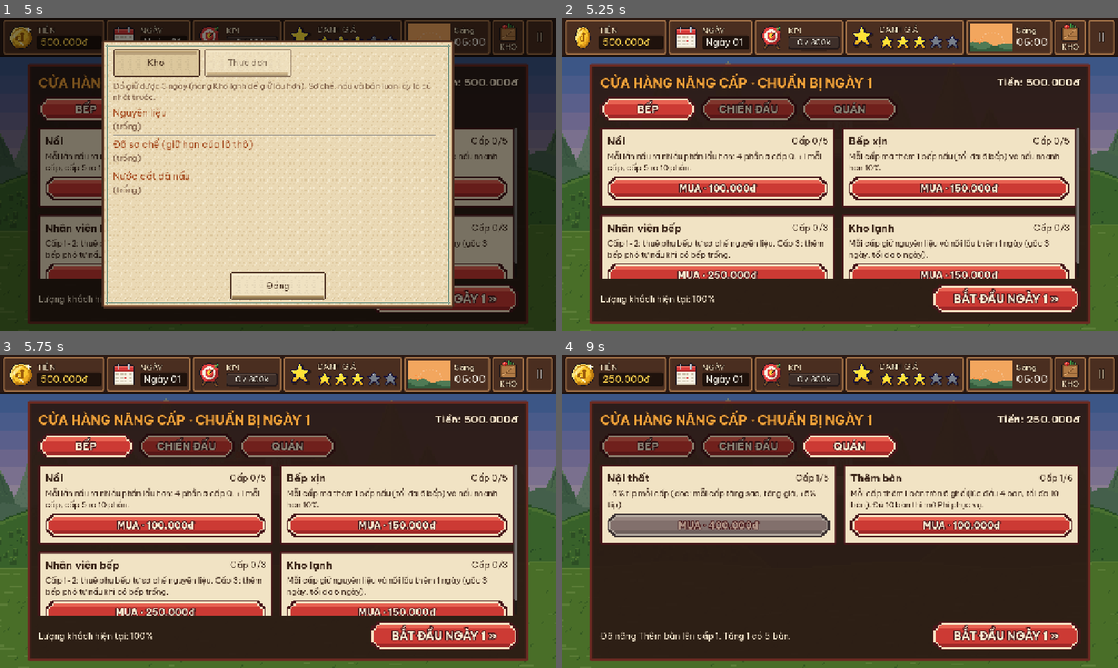
Above: before the commit, frames 1-4 (two rows, left to right).
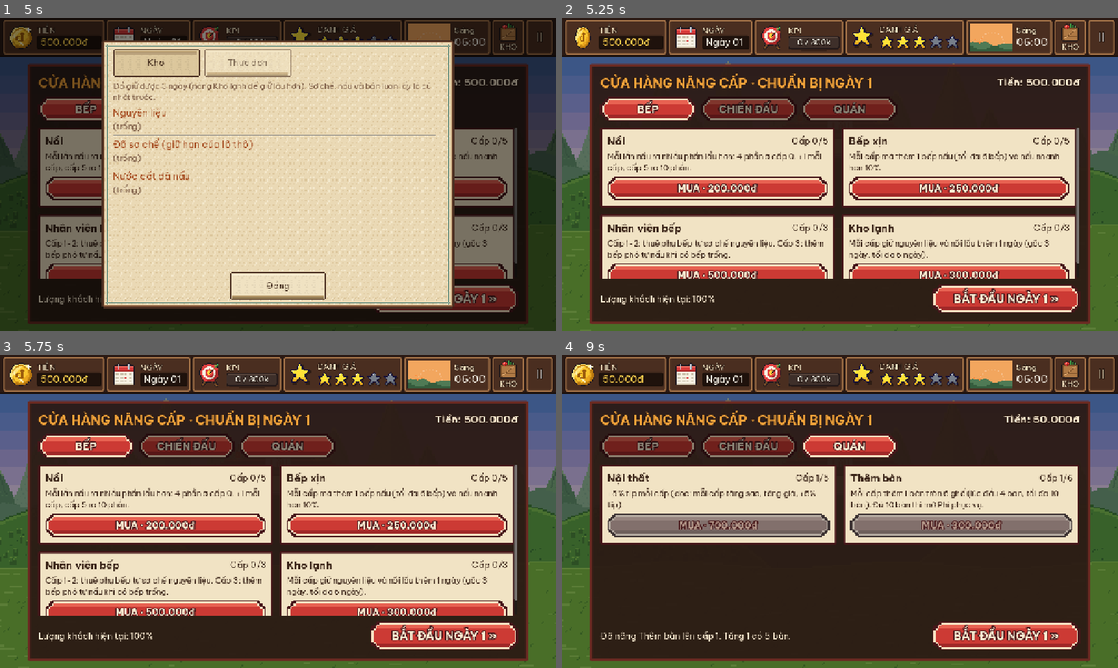
Above: after the commit, the same moments.

Repository: Znoywho/HotPot_SUNSUT
Game: Godot game, scene res://scenes/main_menu/main_menu.tscn
Same seed, same stepped clock (60 frames per second), same inputs: the game is played once before the commit and once after it.
Inputs (mouse positions are in pixels of both pictures, inside the frame that each line leads up to):
- Up to frame 1 (5 s): click "CHƠI MỚI" at 0.5 s; move the mouse to (400, 158) at 1.27 s; click (400, 158) at 1.42 s; drag from (166, 190) to (250, 237) at 2.02 s; move the mouse to (333, 105) at 2.77 s; click (333, 105) at 2.92 s; click "!" at 3.5 s; click "BẮT ĐẦU NGÀY 1 »" at 4.25 s
- Up to frame 2 (5.25 s): click "II" at 5 s
- Up to frame 3 (5.75 s): no input
- Up to frame 4 (9 s): click "BẾP" at 5.75 s; click "CHIẾN ĐẤU" at 6.5 s; click "QUÁN" at 7.25 s; click (717, 524) at 8 s, where only the run before the commit has a clickable "MUA · 200.000đ"; click "MUA · 50.000đ" (after the commit: "MUA · 150.000đ") at 8.75 s

Frame 1 is identical in both runs. In frame 2, 1.0% of the frame differs, in the area x 20-79%, y 52-84%; in frame 3, 1.0%; in frame 4, 3.4%, in the area x 7-94%, y 6-59%.

Commit message:
Cân bằng: giá nâng cấp tăng dần (cấp 1 rẻ, cấp cao đắt x2.3/cấp), quái mạnh +4%/ngày, KPI tăng 10% -> tối đa 20%/ngày

Diff:
--- a/autoload/game_state.gd
+++ b/autoload/game_state.gd
@@ -7,8 +7,10 @@
 signal stars_changed(new_value: float)
 
 const START_MONEY := 500_000
-const FIRST_DAY_KPI := 300_000 ## TODO(nhóm): doc chưa ghi KPI ngày 1 -> chốt con số.
-const KPI_GROWTH_PERCENT := 110 ## KPI ngày sau = doanh thu ngày trước + 10%.
+const FIRST_DAY_KPI := 300_000 ## Đã chốt: ngày 1 dễ để người chơi thấy giàu, KPI sau đó bám theo doanh thu.
+const KPI_GROWTH_PERCENT := 110 ## Ngày 1: KPI ngày sau = doanh thu + 10%.
+const KPI_GROWTH_PER_DAY := 0.5 ## Mỗi ngày qua, phần tăng KPI cộng thêm 0,5% (ngày 10: +14,5%).
+const KPI_GROWTH_MAX_PERCENT := 120 ## Tăng tối đa +20%/ngày.
 const CUSTOMER_PENALTY := 0.05 ## Bị trừ sao -> khách ngày sau giảm 5%.
 const MIN_CUSTOMER_MULTIPLIER := 0.2
 const START_STARS := 3.0
@@ -16,7 +18,8 @@
 const MAX_TABLES_FLOOR1 := 10 ## Bằng giá trị cao nhất của nâng cấp "Thêm bàn" (data/upgrades/tables.tres).
 const MAX_TABLES_FLOOR2 := 12
 const MILESTONE_EVERY := 5 ## Mốc ngày 5, 10, 15...
-const MAX_MONSTER_BONUS := 1.0 ## Quái mạnh thêm tối đa +100%.
+const MONSTER_BONUS_PER_DAY := 0.04 ## Quái mạnh thêm 4% máu/dame mỗi ngày (ngày 10: +36%).
+const MAX_MONSTER_BONUS := 1.5 ## Quái mạnh thêm tối đa +150%.
 
 const INGREDIENT_NAMES := {
 	"tomato": "Cà chua",
@@ -553,9 +556,15 @@
 	return today_revenue >= kpi_target
 
 
-## KPI cho ngày mai, tính bằng số nguyên để không bị sai số (làm tròn lên).
+## KPI cho ngày mai: next = ceil(revenue × kpi_growth_percent(day) / 100), làm tròn lên.
 func next_kpi() -> int:
-	return ceili(today_revenue * KPI_GROWTH_PERCENT / 100.0 - 0.000001)
+	return ceili(today_revenue * kpi_growth_percent(day) / 100.0 - 0.000001)
+
+
+## % KPI ngày sau so với doanh thu hôm nay: g(d) = min(KPI_GROWTH_PERCENT + KPI_GROWTH_PER_DAY × (d - 1), KPI_GROWTH_MAX_PERCENT).
+## Càng về sau KPI tăng càng nhanh, trong khi số khách mỗi ngày có hạn -> khó dần.
+static func kpi_growth_percent(for_day: int) -> float:
+	return minf(KPI_GROWTH_PERCENT + KPI_GROWTH_PER_DAY * (for_day - 1), KPI_GROWTH_MAX_PERCENT)
 
 
 ## Gọi khi đạt KPI: tính KPI mới, áp phạt sao, sang ngày mới.
@@ -578,9 +587,10 @@
 	return day % MILESTONE_EVERY == 0
 
 
-## Hệ số máu/dame quái: +10% mỗi mốc 5 ngày, cộng dồn tối đa +100%.
+## Hệ số máu/dame quái: m(d) = 1 + min(MONSTER_BONUS_PER_DAY × (d - 1), MAX_MONSTER_BONUS).
+## Tăng đều mỗi ngày để theo kịp đầu bếp mạnh lên nhờ Dao / Giáp.
 func monster_stat_multiplier() -> float:
-	return 1.0 + minf(0.1 * milestones_reached(), MAX_MONSTER_BONUS)
+	return 1.0 + minf(MONSTER_BONUS_PER_DAY * (day - 1), MAX_MONSTER_BONUS)
 
 
 # --- Save / load ------------------------------------------------------------
--- a/data/upgrades/armor.tres
+++ b/data/upgrades/armor.tres
@@ -8,6 +8,6 @@
 display_name = "Giáp phòng hộ"
 description = "+ máu tối đa khi đi săn."
 category = 1
-costs = Array[int]([80000, 160000, 320000, 640000, 1280000])
+costs = Array[int]([150000, 350000, 800000, 1800000, 4000000])
 values = Array[float]([0.0, 30.0, 60.0, 100.0, 150.0, 200.0])
 evolves_into = "battle_robe"
--- a/data/upgrades/cold_storage.tres
+++ b/data/upgrades/cold_storage.tres
@@ -8,6 +8,6 @@
 display_name = "Kho lạnh"
 description = "Mỗi cấp giữ nguyên liệu và nồi lẩu thêm 1 ngày (gốc 3 ngày, tối đa 6 ngày)."
 category = 0
-costs = Array[int]([150000, 350000, 800000])
+costs = Array[int]([300000, 800000, 2000000])
 values = Array[float]([0.0, 1.0, 2.0, 3.0])
 evolves_into = ""
--- a/data/upgrades/furniture.tres
+++ b/data/upgrades/furniture.tres
@@ -8,6 +8,6 @@
 display_name = "Nội thất"
 description = "+5% tip mỗi cấp (doc: mỗi cấp tăng sao, tăng giá, +5% tip)."
 category = 2
-costs = Array[int]([200000, 400000, 800000, 1600000, 3200000])
+costs = Array[int]([300000, 700000, 1600000, 3600000, 8000000])
 values = Array[float]([0.0, 0.05, 0.1, 0.15, 0.2, 0.25])
 evolves_into = ""
--- a/data/upgrades/knife.tres
+++ b/data/upgrades/knife.tres
@@ -8,6 +8,6 @@
 display_name = "Dao bén"
 description = "+ dame khi đi săn."
 category = 1
-costs = Array[int]([80000, 160000, 320000, 640000, 1280000])
+costs = Array[int]([150000, 350000, 800000, 1800000, 4000000])
 values = Array[float]([0.0, 3.0, 6.0, 10.0, 15.0, 20.0])
 evolves_into = "dragon_blade"
--- a/data/upgrades/pot.tres
+++ b/data/upgrades/pot.tres
@@ -8,6 +8,6 @@
 display_name = "Nồi"
 description = "Mỗi lần nấu ra nhiều phần lẩu hơn: 4 phần ở cấp 0, +1 mỗi cấp, cấp 5 ra 10 phần."
 category = 0
-costs = Array[int]([100000, 200000, 400000, 800000, 1600000])
+costs = Array[int]([200000, 500000, 1200000, 2800000, 6000000])
 values = Array[float]([4.0, 5.0, 6.0, 7.0, 8.0, 10.0])
 evolves_into = "thach_sanh_pot"
--- a/data/upgrades/service.tres
+++ b/data/upgrades/service.tres
@@ -8,6 +8,6 @@
 display_name = "Phí phục vụ"
 description = "Quán đã đủ 10 bàn: mỗi hoá đơn cộng thêm phí phục vụ, +3% mỗi cấp (tối đa 15%)."
 category = 2
-costs = Array[int]([400000, 700000, 1100000, 1600000, 2200000])
+costs = Array[int]([800000, 1500000, 2500000, 4000000, 6000000])
 values = Array[float]([0.0, 0.03, 0.06, 0.09, 0.12, 0.15])
 evolves_into = ""
--- a/data/upgrades/staff.tres
+++ b/data/upgrades/staff.tres
@@ -8,6 +8,6 @@
 display_name = "Nhân viên bếp"
 description = "Cấp 1-2: thuê phụ bếp tự sơ chế nguyên liệu. Cấp 3: thêm bếp phó tự nấu khi có bếp trống."
 category = 0
-costs = Array[int]([250000, 600000, 1400000])
+costs = Array[int]([500000, 1500000, 4000000])
 values = Array[float]([0.0, 1.0, 2.0, 3.0])
 evolves_into = ""
--- a/data/upgrades/stove.tres
+++ b/data/upgrades/stove.tres
@@ -8,6 +8,6 @@
 display_name = "Bếp xịn"
 description = "Mỗi cấp mở thêm 1 bếp nấu (tối đa 6 bếp) và nấu nhanh hơn 10%."
 category = 0
-costs = Array[int]([150000, 300000, 600000, 1200000, 2400000])
+costs = Array[int]([250000, 600000, 1400000, 3200000, 7000000])
 values = Array[float]([1.0, 0.9, 0.8, 0.7, 0.6, 0.5])
 evolves_into = "golden_stove"
--- a/data/upgrades/tables.tres
+++ b/data/upgrades/tables.tres
@@ -8,6 +8,6 @@
 display_name = "Thêm bàn"
 description = "Mỗi cấp thêm 1 bàn tròn 6 ghế (lúc đầu 4 bàn, tối đa 10 bàn). Đủ 10 bàn thì mở Phí phục vụ."
 category = 2
-costs = Array[int]([50000, 100000, 150000, 200000, 250000, 300000])
+costs = Array[int]([150000, 300000, 500000, 800000, 1200000, 1800000])
 values = Array[float]([4.0, 5.0, 6.0, 7.0, 8.0, 9.0, 10.0])
 evolves_into = "service"
